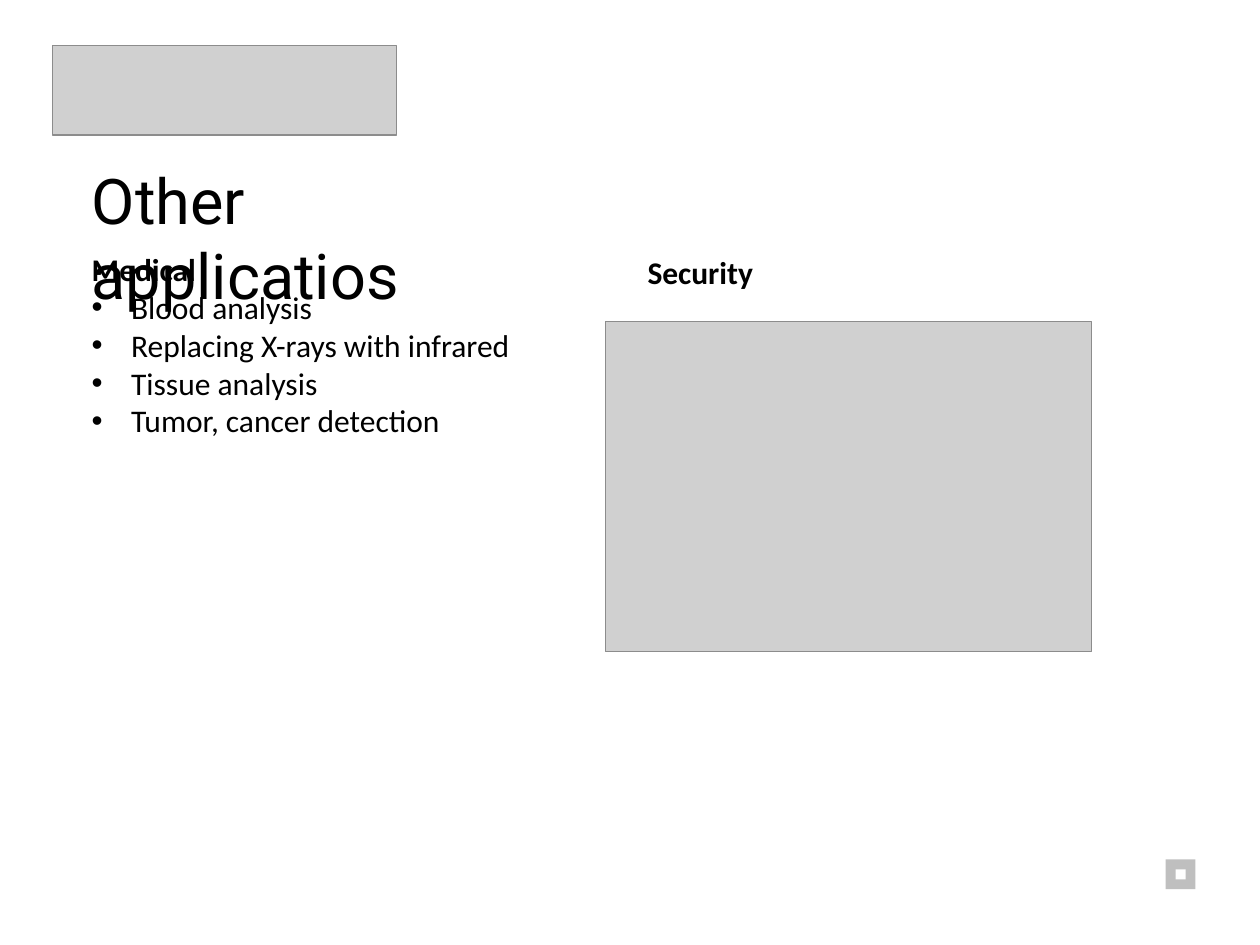
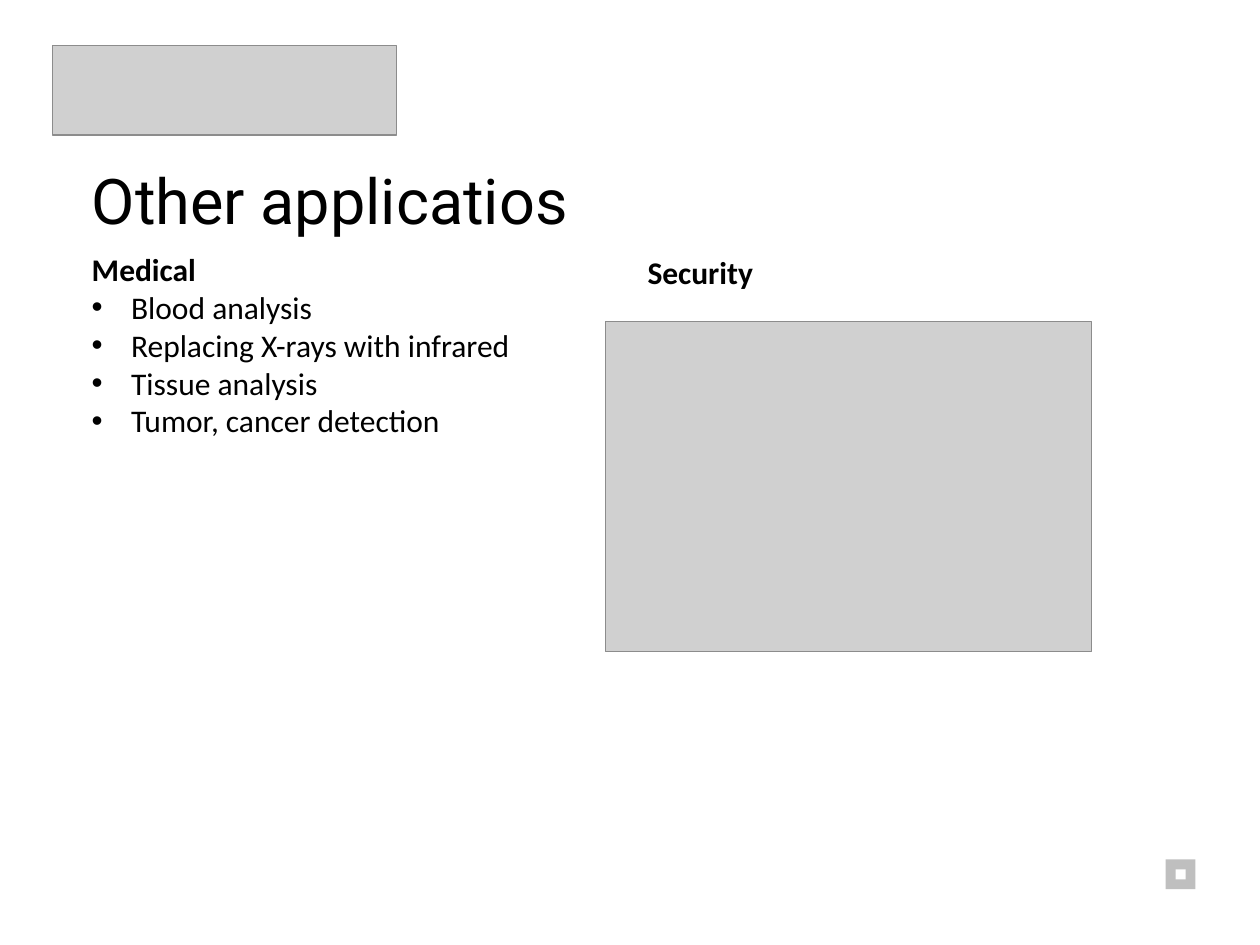
Before and after one commit to hszilard13/Infared-based-Image-processing-Zybo, a slide deck: slide 3 of Presentation/Presentation.pptx. Drawn at 1260x945 pixels with LibreOffice and Linux fonts; fonts in the diff are those of the drawing; grey boxes stand for pictures. Boxes give left, top, right and bottom in pixels: in the first picture for what was removed or moved away, otherwise in the second. Text is boxed around its words. In the diff, an @@ line names an element or a change of style, - is before the commit and + after.

```diff
--- a/Presentation/Presentation.pptx
+++ b/Presentation/Presentation.pptx
@@ text "Other applicatios" rewrapped from [92,176,399,315] to [92,176,568,237] @@
@@ text "Medical" rewrapped from [92,255,509,436] to [92,259,509,436] @@
```
Also in this commit, not shown: 3 other slides changed, 1 slide added.
